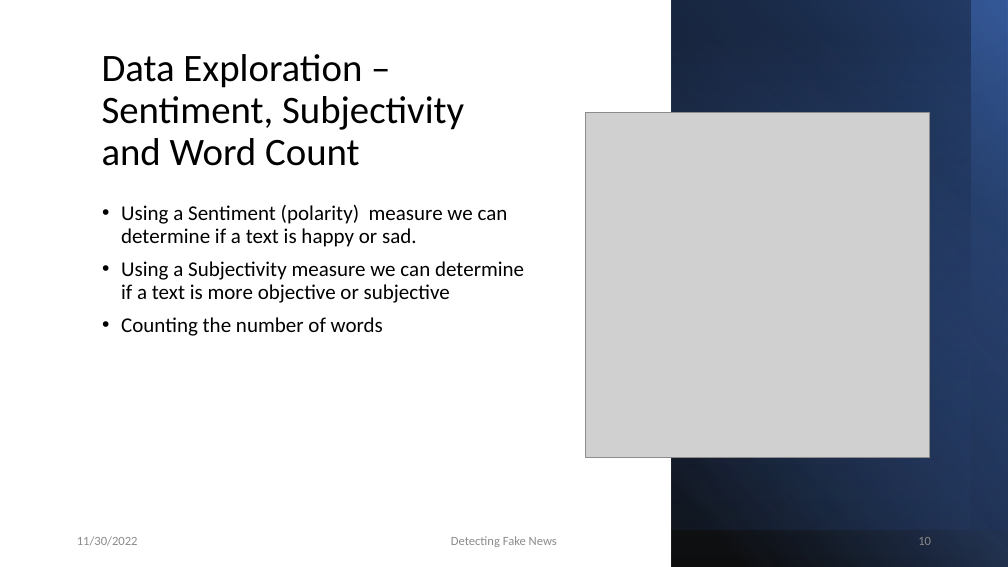
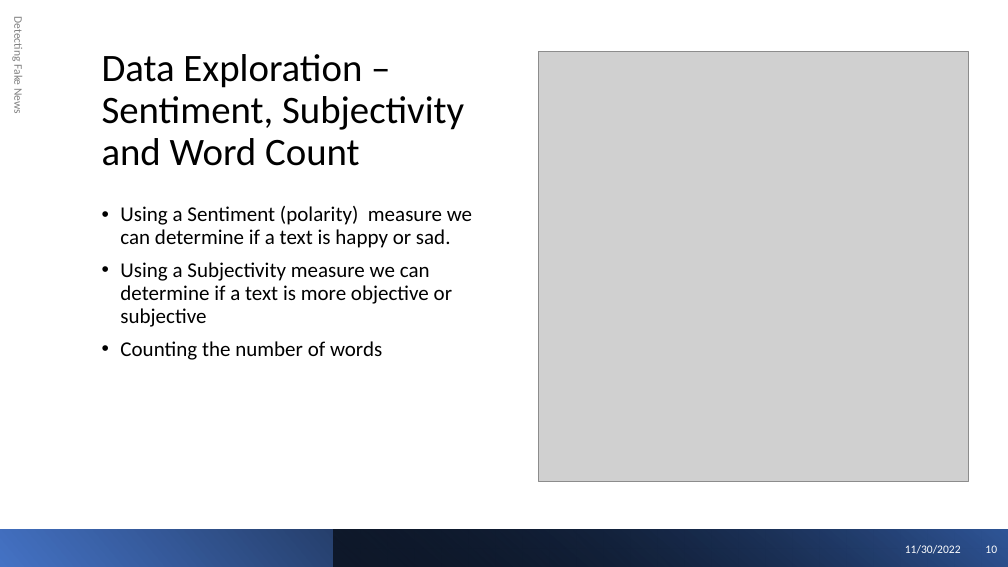
Before and after one commit to blasher565/dm_cs522, a slide deck: slide 10 of final project/Powerpoint/lash_final_fakenews.pptx. Drawn at 1008x567 pixels with LibreOffice and Linux fonts; fonts in the diff are those of the drawing; grey boxes stand for pictures. Boxes give left, top, right and bottom in pixels: in the first picture for what was removed or moved away, otherwise in the second. Text is boxed around its words. In the diff, an @@ line names an element or a change of style, - is before the commit and + after.

Commit message:
Update some text

```diff
--- a/final project/Powerpoint/lash_final_fakenews.pptx
+++ b/final project/Powerpoint/lash_final_fakenews.pptx
@@ text "Detecting Fake News": place and size @@
-text "Detecting Fake News" at (451,536,557,547)
+text "Detecting Fake News" at (11,21,25,113)
@@ text "Detecting Fake News" at (11,21,25,113): size 12 to 11 pt, text colour #8C8C8C to #808080; alignment centre to left; more space between paragraphs; rotation 0 to 90 degrees @@
@@ rectangle removed at (671,0,1008,567) @@
@@ rectangle removed at (671,0,1008,529) @@
@@ rectangle removed at (671,0,1008,529) @@
@@ rectangle removed at (671,0,970,567) @@
@@ picture: place and size @@
-picture at (585,113,930,457)
+picture at (538,51,969,482)
@@ text "Using a Sentiment (polarity) measure ..." rewrapped from (121,205,524,336) to (120,206,472,360) @@
@@ rectangle added at (0,529,1008,567), fill gradient #4472C4 to #000000 @@
@@ rectangle added at (334,529,1008,567), fill gradient #000000 to #2F5597 @@
@@ text "11/30/2022": place and size @@
-text "11/30/2022" at (77,536,138,546)
+text "11/30/2022" at (905,545,961,554)
@@ text "11/30/2022" at (905,545,961,554): size 12 to 11 pt, text colour #8C8C8C to #FFFFFF; alignment left to right; more space between paragraphs @@
@@ page number: place and size @@
-page number at (918,537,931,545)
+page number at (985,545,997,553)
@@ page number at (985,545,997,553): size 12 to 11 pt, text colour #8C8C8C to #FFFFFF; more space between paragraphs @@
```
Also in this commit, not shown: 4 other slides changed, 1 other file.
